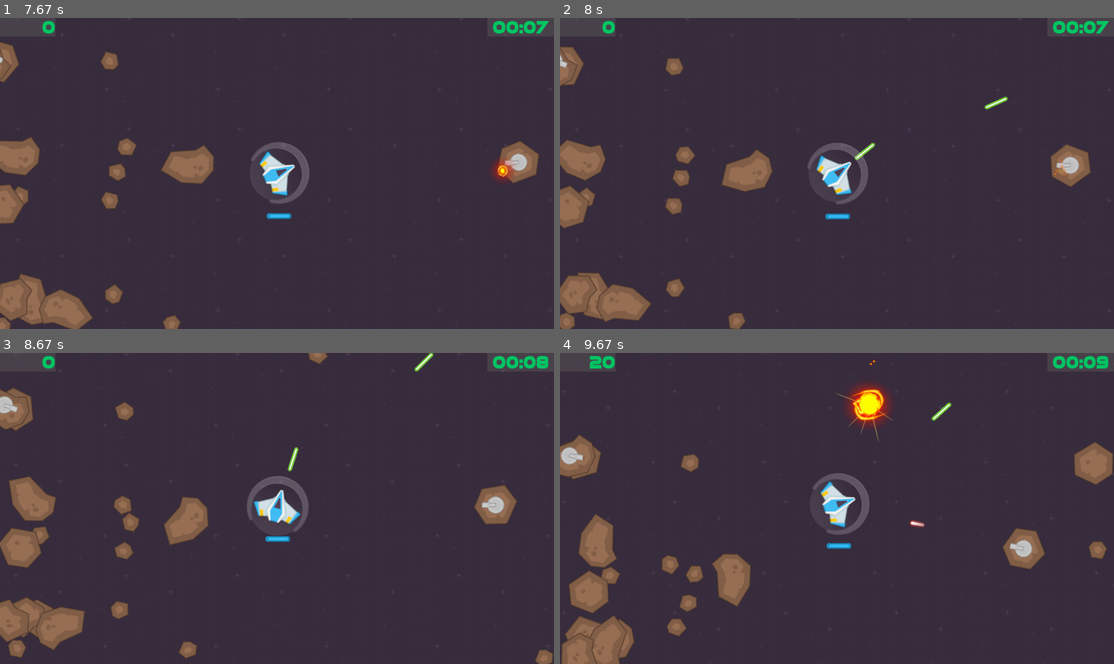
Above: before the commit, frames 1-4 (two rows, left to right).
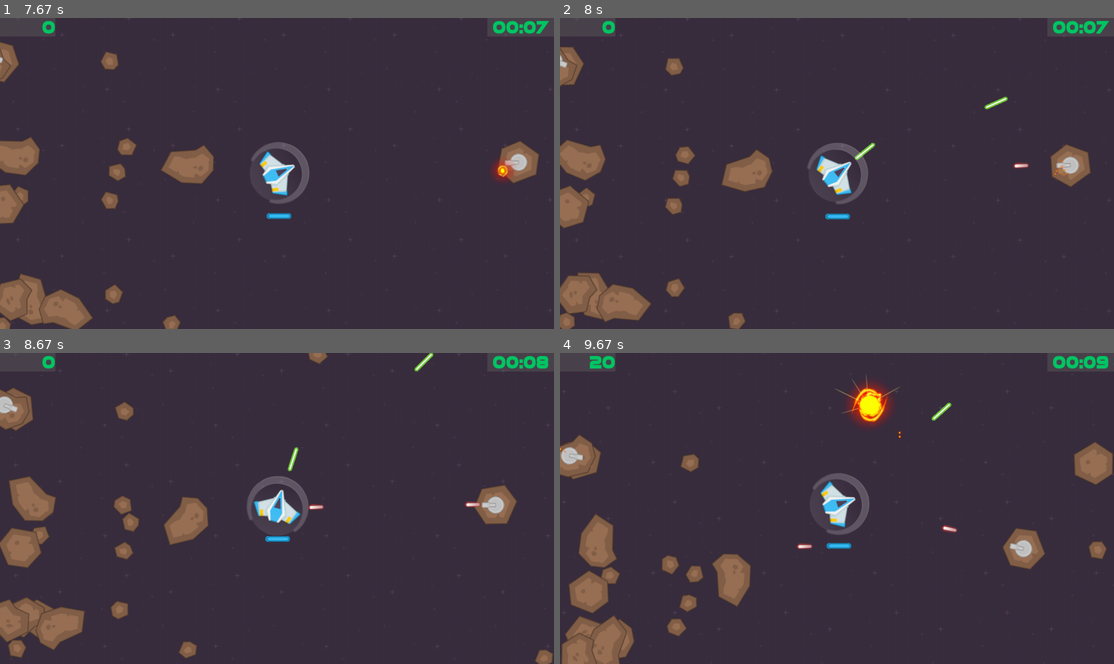
Above: after the commit, the same moments.

Repository: genericprogrammerdude/pygamengn
Game: pygame game, started from main.py
Same seed, same stepped clock (60 frames per second), same inputs: the game is played once before the commit and once after it.
Inputs:
- Up to frame 1 (7.67 s): click "Start" at 0.38 s; tap Space at 0.67, 2.9, 5.53, 5.83, 6.03, 6.33, 6.53, 6.87, 7.17, 7.37 s; hold D 1-1.47 s; hold W 1.5-1.8 s; hold D 1.83-2.3 s; hold A 2.33-2.87 s; hold A 3.57-3.97 s; hold W 4-4.37 s; hold D 4.4-5.03 s; hold S 5.07-5.43 s; hold A 5.47-5.93 s; hold D 5.97-6.43 s; hold W 6.47-6.77 s; hold D 6.8-7.27 s; hold A from 7.3 s (still down)
- Up to frame 2 (8 s): tap Space at 7.67, 7.93 s; release A at 7.83 s; hold S from 7.87 s (still down)
- Up to frame 3 (8.67 s): release S at 8.17 s; hold A 8.2-8.6 s; tap Space at 8.27, 8.57 s; hold W from 8.63 s (still down)
- Up to frame 4 (9.67 s): tap Space at 8.7, 9.1, 9.4 s; release W at 9 s; hold D from 9.03 s (still down)

Frame 1 is identical in both runs. In frame 2, less than 0.1% of the frame differs, in the area x 81-85%, y 46-49%; in frame 3, less than 0.1%; in frame 4, 0.6%, in the area x 0-72%, y 2-64%.

Commit message:
Made Turret more aggressive as it gets closer to the player.

Diff:
--- a/Assets/inventory.json
+++ b/Assets/inventory.json
@@ -664,7 +664,7 @@
                 "kwargs": {
                     "image:image": "turret",
                     "projectile_type": "Level_02/AsteroidProjectile",
-                    "fire_freq": 2250,
+                    "fire_freq": 1500,
                     "health": 20,
                     "death_effect": "Explosion",
                     "score_on_die": 20
--- a/turret.py
+++ b/turret.py
@@ -31,7 +31,12 @@
                 heading = math.degrees(math.atan2(fire_dir[0], fire_dir[1]) - math.pi)
                 self.set_heading(heading)
 
-                self.time_since_last_fire = self.time_since_last_fire + delta
+                # Increase fire frequency as the turret gets closer to its target
+                distance = fire_dir.length()
+                delta_factor = 1.0
+                if distance < 1000:
+                    delta_factor = 4.0 - distance / 250.0
+                self.time_since_last_fire = self.time_since_last_fire + delta * delta_factor
                 if self.time_since_last_fire >= self.fire_freq and self.alive():
                     self.fire()
             else:
